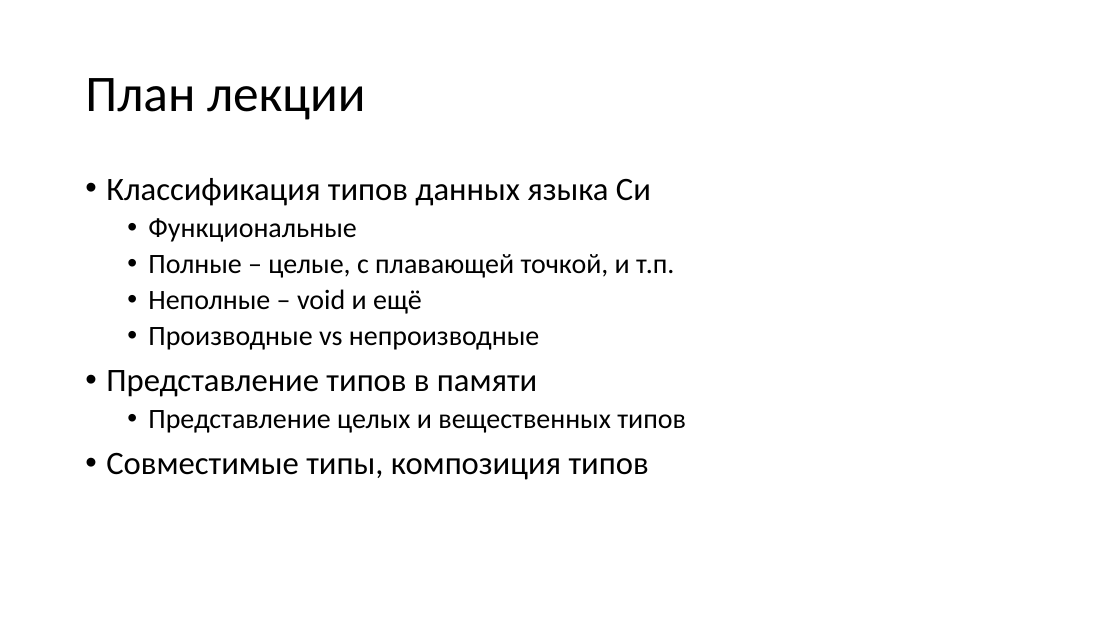
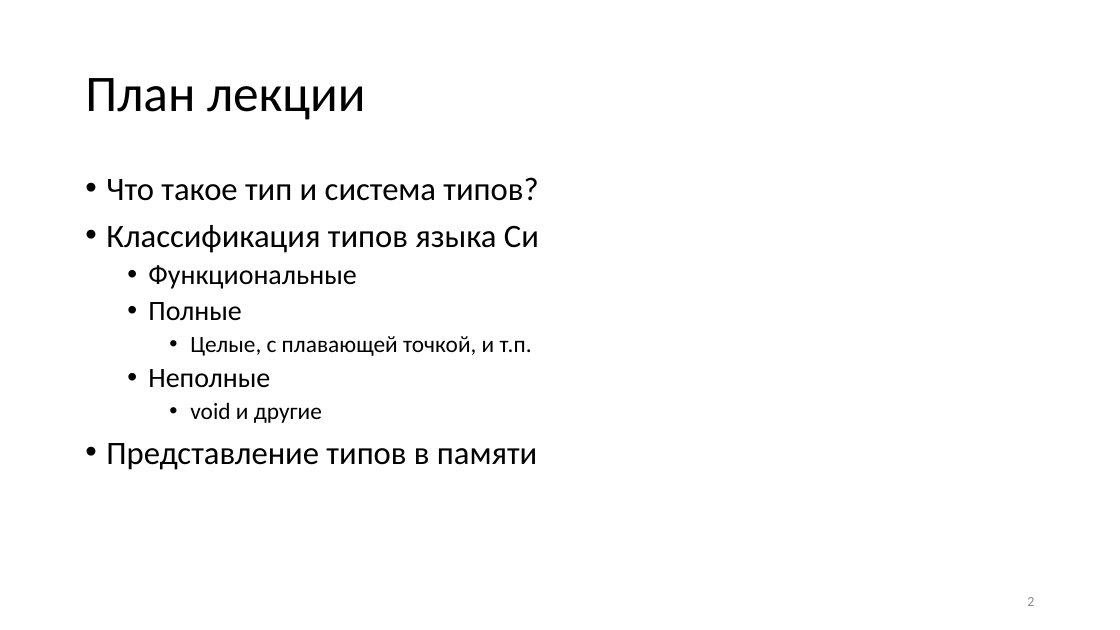
Before and after one commit to Evgueni-Petrov-aka-espetrov/Algorithms-and-Programming-in-C-pptx, a slide deck: slide 2 of 03.5 Типы языка С.pptx. Drawn at 1120x630 pixels with LibreOffice and Linux fonts; fonts in the diff are those of the drawing. Boxes give left, top, right and bottom in pixels: in the first picture for what was removed or moved away, otherwise in the second. Text is boxed around its words. In the diff, an @@ line names an element or a change of style, - is before the commit and + after.

```diff
--- a/03.5 Типы языка С.pptx
+++ b/03.5 Типы языка С.pptx
@@ text at bbox=[106, 177, 539, 253]: text changed @@
-• Классификация типов данных языка Си
+• Что такое тип и система типов?
+• Классификация типов языка Си
@@ text at bbox=[148, 302, 532, 423]: text changed; size 24 to 20 pt @@
-  • Полные – целые, с плавающей точкой, и т.п.
-  • Неполные – void и ещё
-  • Производные vs непроизводные
+  • Полные
+    • Целые, с плавающей точкой, и т.п.
+  • Неполные
+    • void и другие
@@ text at bbox=[106, 410, 686, 480]: paragraphs removed @@
-  • Представление целых и вещественных типов
-• Совместимые типы, композиция типов
@@ page number added at bbox=[1027, 597, 1034, 606], 12 pt, text #8C8C8C @@
+2
```
Also in this commit, not shown: 14 other slides changed, 142 slides added, 13 slides removed.
